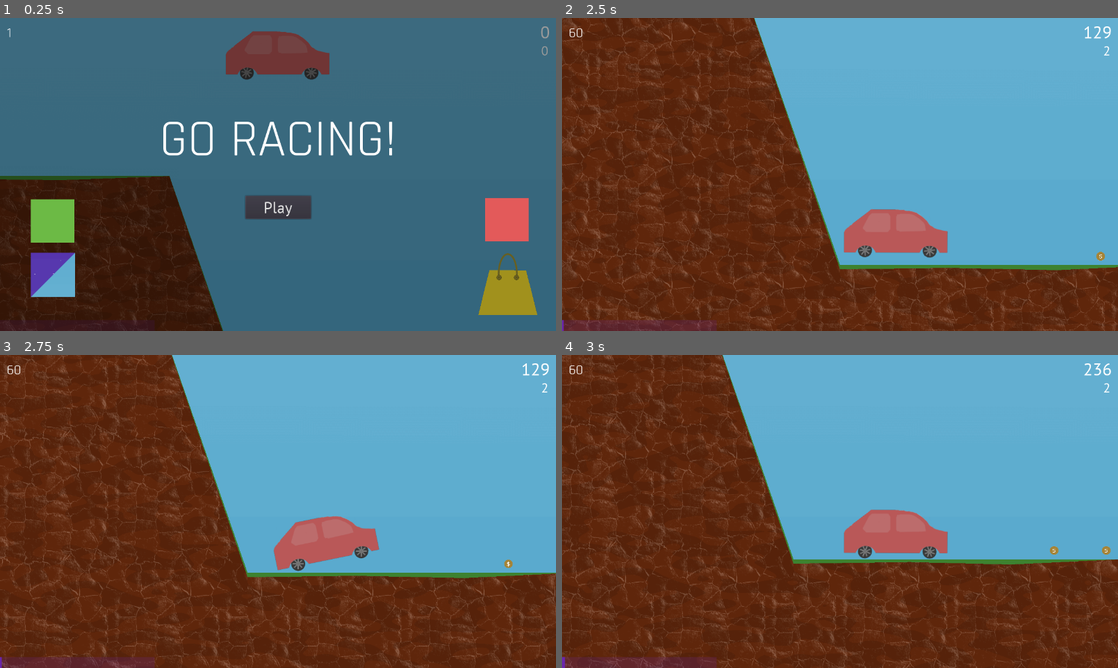
Above: before the commit, frames 1-4 (two rows, left to right).
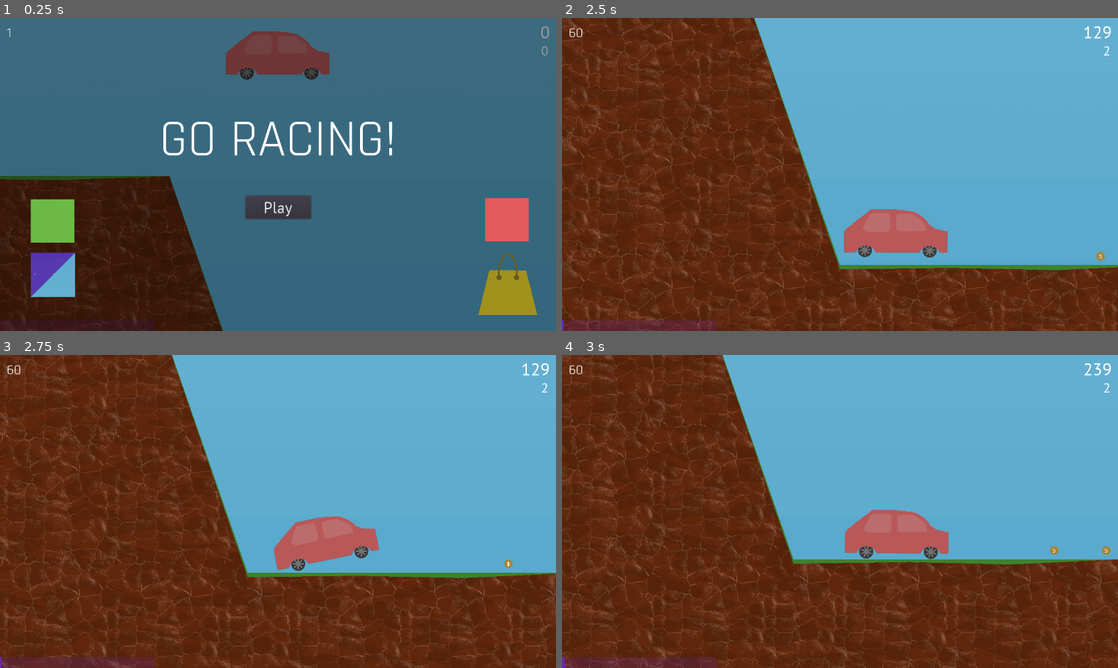
Above: after the commit, the same moments.

Repository: anhcraft/racing
Game: Godot game, scene res://Main.tscn
The game is run twice, just before and just after one commit, with the same random seed, the same clock (stepped at 60 frames per second) and the same inputs.
Inputs (mouse positions are in pixels of both pictures, inside the frame that each line leads up to):
- Up to frame 1 (0.25 s): no input
- Up to frame 2 (2.5 s): click "Play" at 0.5 s; move the mouse to (962, 158) at 1.27 s; tap Space (car_boost) at 1.35, 2.1 s; click (962, 158) at 1.42 s; move the mouse to (728, 190) at 2.02 s; click (728, 190) at 2.17 s
- Up to frame 3 (2.75 s): no input
- Up to frame 4 (3 s): move the mouse to (895, 442) at 2.77 s; hold W (car_go) from 2.78 s (still down); click (895, 442) at 2.92 s

Frames 1-3 are identical in both runs. In frame 4, 0.3% of the frame differs, in the area x 50-99%, y 2-66%.

Commit message:
Change car speed

Diff:
--- a/Car.gd
+++ b/Car.gd
@@ -5,10 +5,10 @@
 
 export var car_speed = 200
 export var car_boost_cooldown = 1
-export var car_boost_speed = 50
-export var car_ultra_boost_speed = 200
-export var car_early_boost_speed = 200
-export var car_rapid_rolling_speed = 100
+export var car_boost_speed = 100
+export var car_ultra_boost_speed = 100
+export var car_early_boost_speed = 100
+export var car_rapid_rolling_speed = 70
 var total_car_speed = car_speed + car_boost_speed + car_ultra_boost_speed + car_early_boost_speed + car_rapid_rolling_speed
 
 const redSkin = preload("res://car_body.png")
--- a/Car.tscn
+++ b/Car.tscn
@@ -71,7 +71,7 @@
 cast_to = Vector2( 0, 200 )
 
 [node name="HeavyBoostTimer" type="Timer" parent="."]
-wait_time = 3.0
+wait_time = 2.0
 one_shot = true
 
 [connection signal="body_entered" from="." to="." method="_on_Car_body_entered"]
